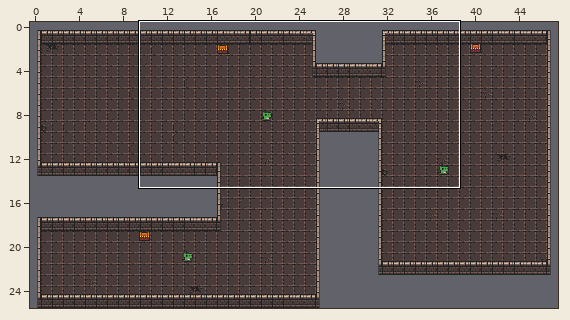
Tiled map, stored at public/tiles/dungeon-01.tmx. The first picture is a wide view before the edit; the outline marks the close-up.
Close-up. Before the edit:
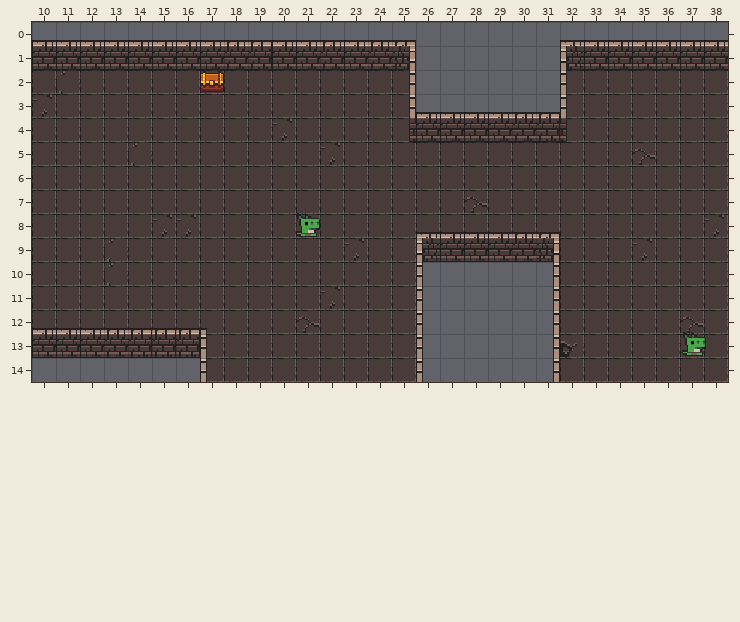
Cells are 16x16 px. Shown: x 10..38, y 0..14. The commit also changed other parts of the map, which this record leaves out.
Now the later version:
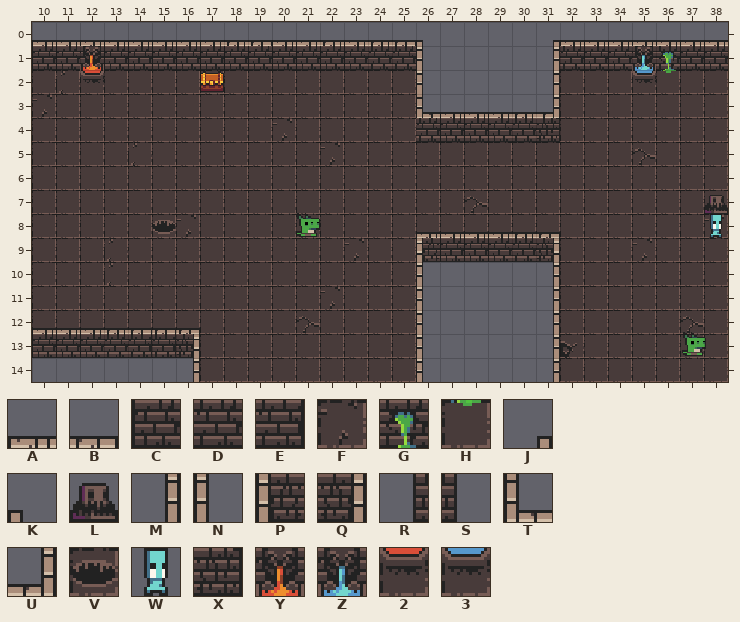
Key: from "DungeonTiles": A 1, B 3, C 33, D 34, E 35, F 131, G 164, H 196, J 224, K 225, L 247, M 256, N 257, P 258, Q 259, R 288, S 289, T 290, U 291, V 294, W 315, X 323, Y 833, Z 834, 2 865, 3 866.
_ is an empty cell.
Tiles replaced or removed in this view: A, B, C, D, E, F, K, M, N, P, Q, R, S.
What changed:
Changed rows in their new state; . is an unchanged cell.
Layer "Grounds":
first column x 15:
 8 V
Layer "Walls":
first column x 12:
 0 ..............K....J.......
 1 Y.....CC..C..DN....MD..ZG..
 2 2............_N....M_..3H..
 3 ............._T....U_......
 4 ............._D....X_......
 7 ..........................L
 8 ..........................W
first column x 16:
12 ._
13 Q_
14 M_
